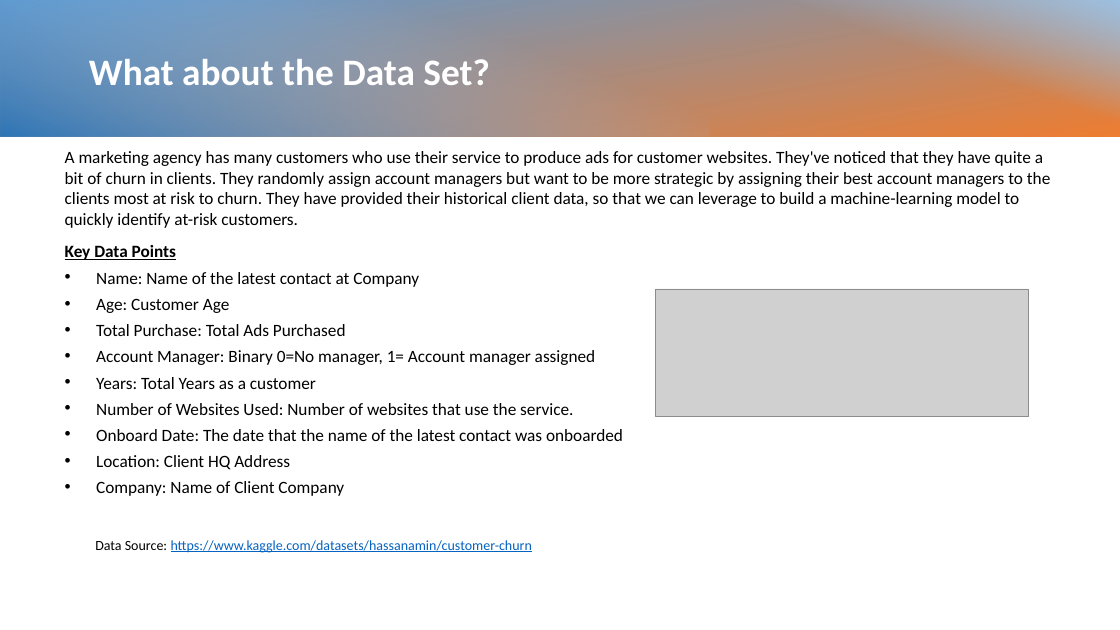
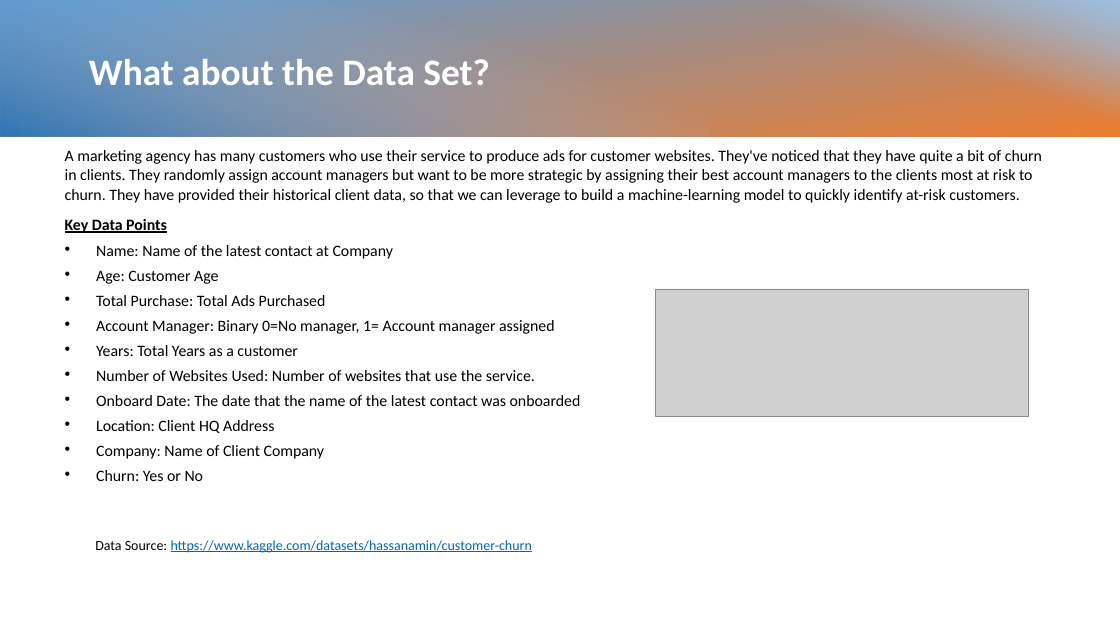
Before and after one commit to mglasser123/Project4, a slide deck: slide 3 of Resources/Customer Churn.pptx. Drawn at 1120x630 pixels with LibreOffice and Linux fonts; fonts in the diff are those of the drawing; grey boxes stand for pictures. Boxes give left, top, right and bottom in pixels: in the first picture for what was removed or moved away, otherwise in the second. Text is boxed around its words. In the diff, an @@ line names an element or a change of style, - is before the commit and + after.

```diff
--- a/Resources/Customer Churn.pptx
+++ b/Resources/Customer Churn.pptx
@@ subtitle at (65, 150, 1042, 459): size 14.8 to 13.6 pt @@
@@ subtitle at (96, 470, 204, 481): paragraph added @@
+• Churn: Yes or No
```
Also in this commit, not shown: 3 other slides changed, 1 slide added.
